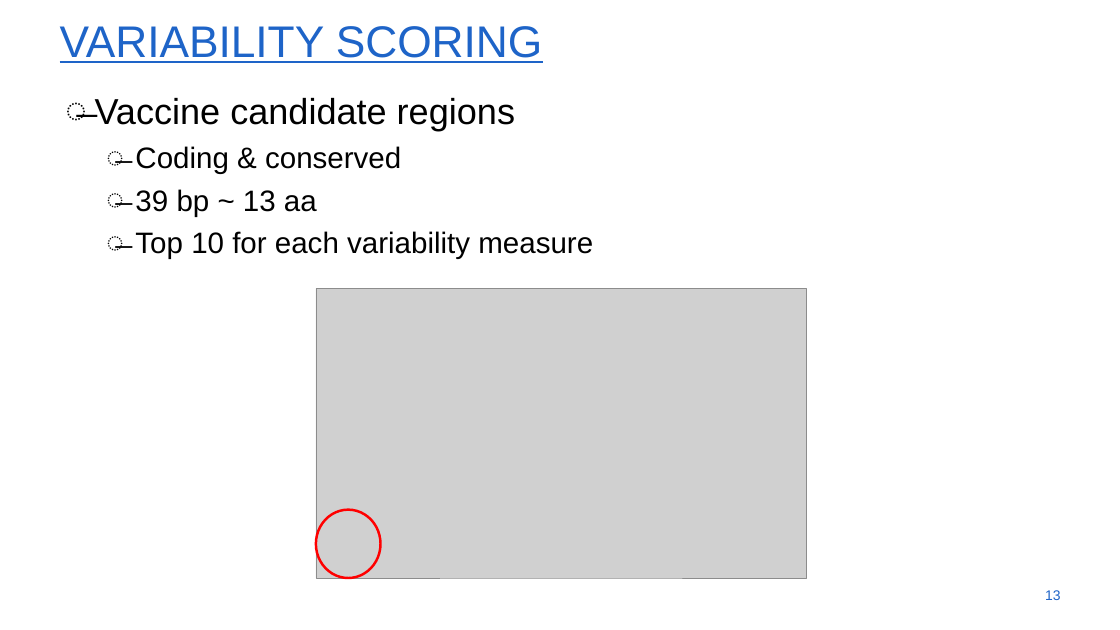
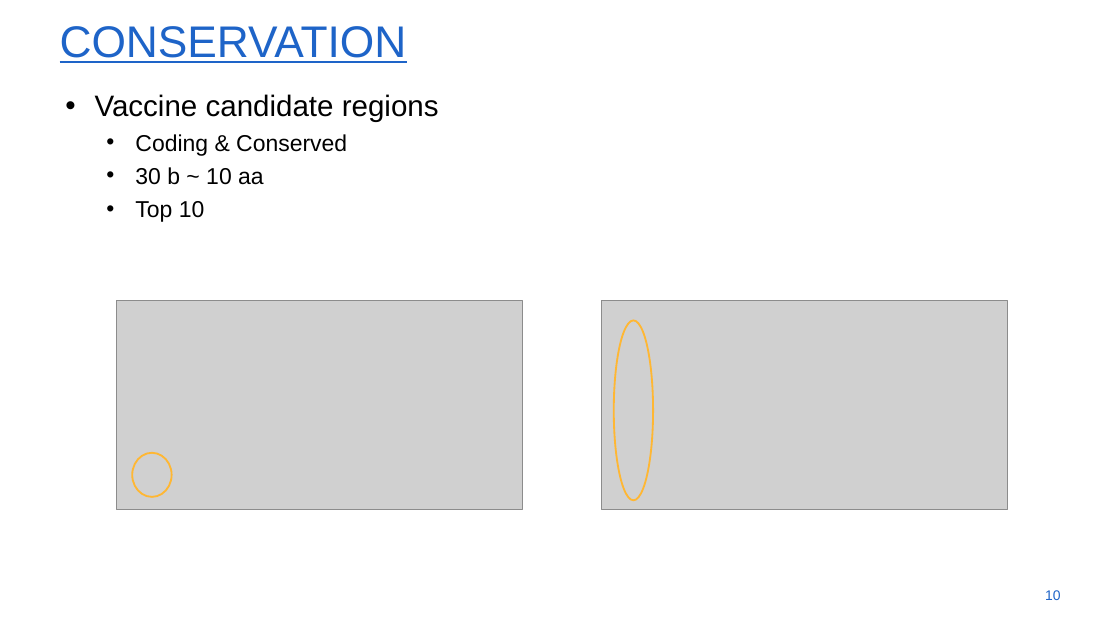
Before and after one commit to menvdamm/MScThesis, a slide deck: slide 10 of Masterthesis_Menno_Van_Damme.pptx (slide 13 before the commit). Drawn at 1120x630 pixels with LibreOffice and Linux fonts; fonts in the diff are those of the drawing; grey boxes stand for pictures; background and template pictures are left out. Boxes give left, top, right and bottom in pixels: in the first picture for what was removed or moved away, otherwise in the second. Text is boxed around its words. In the diff, an @@ line names an element or a change of style, - is before the commit and + after.

```diff
--- a/Masterthesis_Menno_Van_Damme.pptx
+++ b/Masterthesis_Menno_Van_Damme.pptx
@@ title at [60,26,407,63]: text changed @@
-VARIABILITY SCORING
+CONSERVATION
@@ text at [95,94,439,122]: size 44 to 36 pt in "Vaccine candidate regions"; bullet ̶ to • @@
@@ text at [135,134,347,222]: text changed; size 36 to 28 pt @@
-  ̶ Coding & conserved
-  ̶ 39 bp ~ 13 aa
-  ̶ Top 10 for each variability measure
+  • Coding & Conserved
+  • 30 b ~ 10 aa
+  • Top 10
@@ picture removed at [316,289,806,578] @@
@@ picture added at [116,301,522,510] @@
@@ picture added at [601,301,1007,510] @@
@@ ellipse added at [614,321,653,501], outline #FFB733 2.25 pt @@
@@ ellipse added at [132,453,172,497], outline #FFB733 2.25 pt @@
@@ ellipse removed at [316,510,380,578] @@
@@ page number at [1045,590,1061,600]: text changed @@
-13
+10
```
Also in this commit, not shown: 6 other slides changed, 8 slides added, 11 slides removed.
